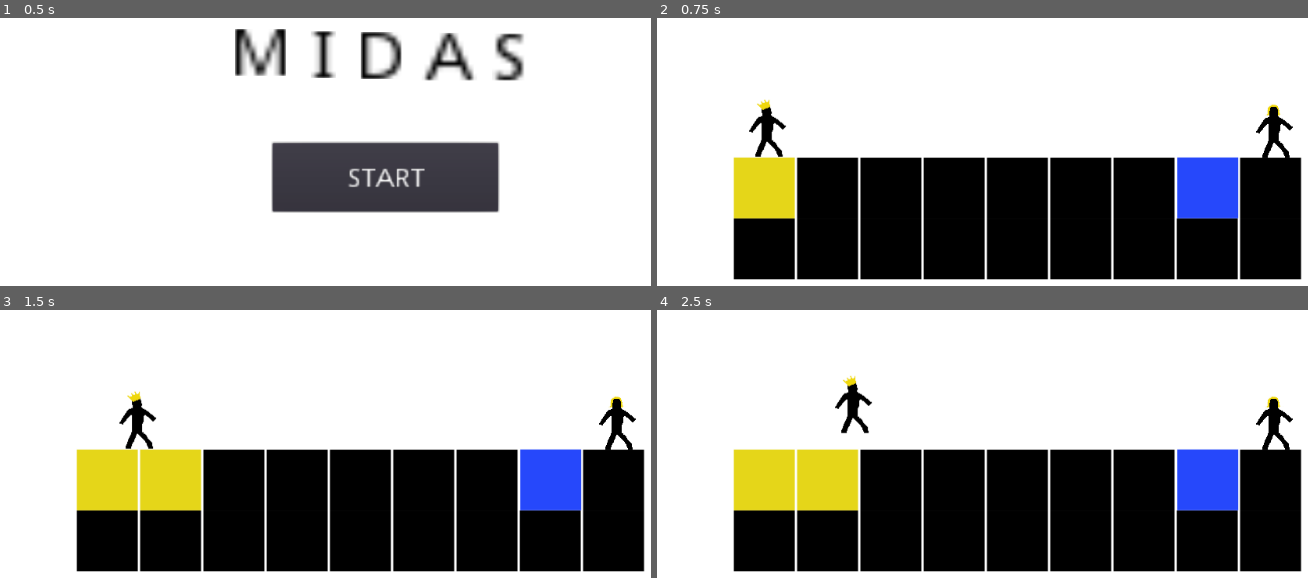
Above: before the commit, frames 1-4 (two rows, left to right).
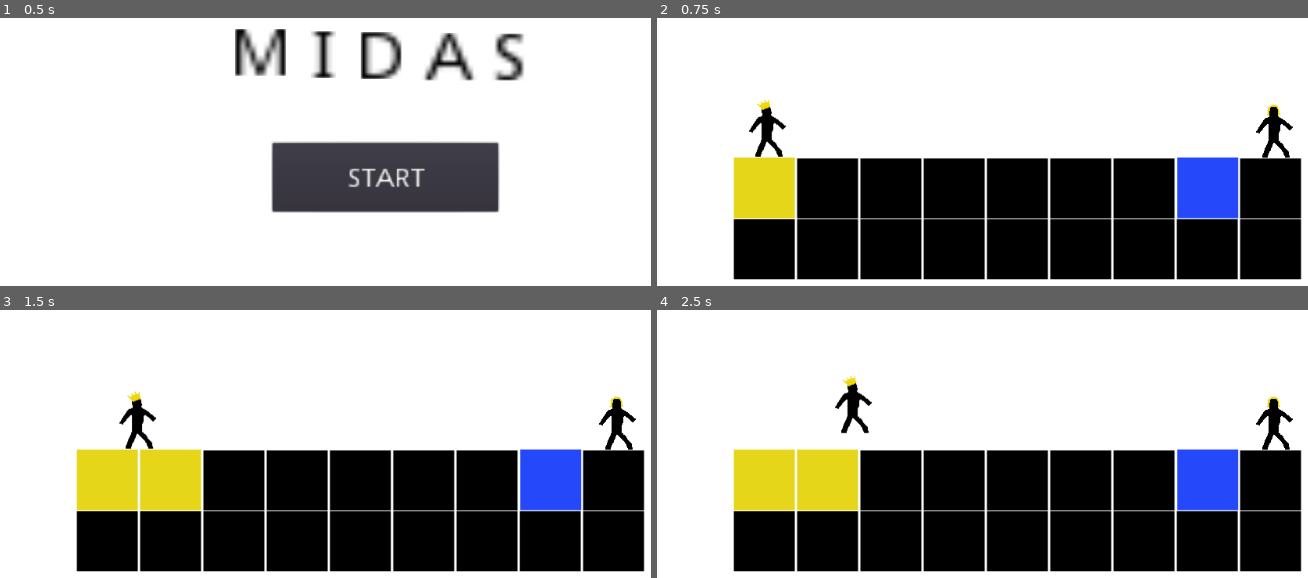
Above: after the commit, the same moments.

Repository: meburns/midas
Game: Godot game, scene res://src/Menu.tscn
Same seed, same stepped clock (60 frames per second), same inputs: the game is played once before the commit and once after it.
Inputs:
- Up to frame 1 (0.5 s): no input
- Up to frame 2 (0.75 s): click "START" at 0.5 s
- Up to frame 3 (1.5 s): tap Enter at 1.25 s; hold Right (move_right) from 1.28 s (still down); tap R (refresh) at 1.35 s
- Up to frame 4 (2.5 s): keep holding Right (move_right); tap Space (jump) at 1.52, 2.27 s; tap R (refresh) at 2.1 s

Frame 1 is identical in both runs. In frame 2, 1.1% of the frame differs, in the area x 11-100%, y 51-76%; in frame 3, 1.1%; in frame 4, 1.1%.

Commit message:
Lessen block sprite height

Diff:
--- a/src/block.tscn
+++ b/src/block.tscn
@@ -29,7 +29,7 @@
 position = Vector2( -2.4286, -39.9252 )
 texture = ExtResource( 2 )
 region_enabled = true
-region_rect = Rect2( 0, 0, 80, 80 )
+region_rect = Rect2( 0, 0, 80, 78 )
 
 [node name="CollisionShape2D" type="CollisionShape2D" parent="."]
 position = Vector2( -2.45107, -39.9561 )
